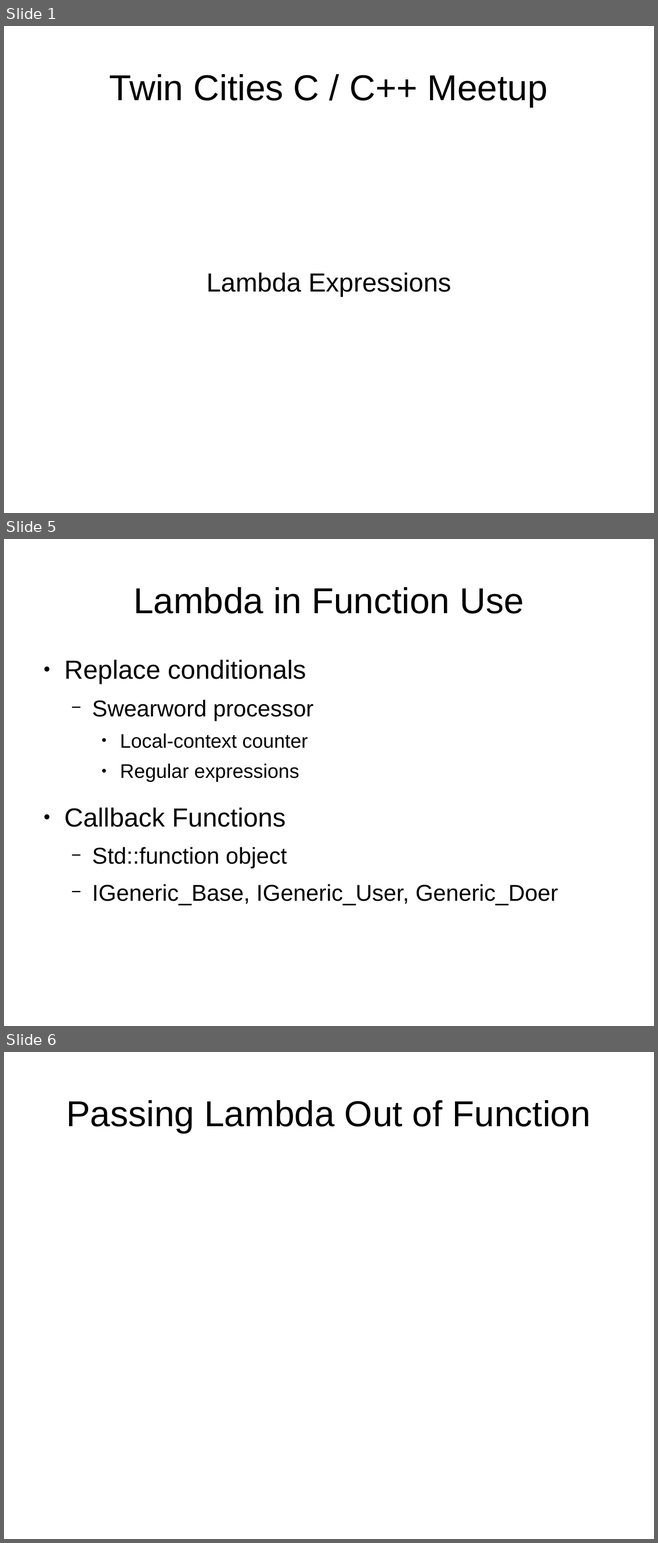
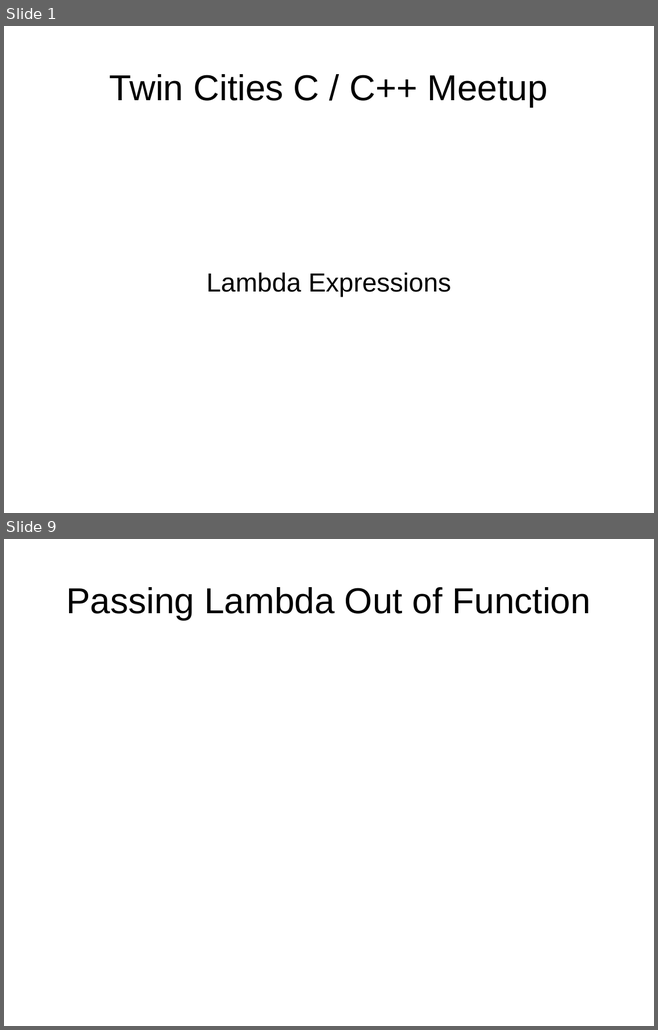
Before and after one commit to cjungmann/lambda_talk, a slide deck: lambda.odp. Shown one above the other, each under a label of ours: slides 1, 5 and 6 before the commit, slides 1 and 9 after it; the slides between them are not shown. The pictures are 658x1543 and 658x1030 pixels, drawn with LibreOffice and Linux fonts; fonts in the diff are those of the drawing. Boxes give left, top, right and bottom in pixels: in the first picture for what was removed or moved away, otherwise in the second. Text is boxed around its words. In the diff, an @@ line names an element or a change of style, - is before the commit and + after.

```diff
--- a/lambda.odp
+++ b/lambda.odp
@@ slide 5 removed at (x1=4, y1=539, x2=654, y2=1026), background #FFFFFF @@
@@ title removed at (x1=133, y1=587, x2=523, y2=614) @@
-Lambda in Function Use
@@ text removed at (x1=64, y1=660, x2=313, y2=782) @@
-● Replace conditionals
-  − Swearword processor
-    ● Local-context counter
-    ● Regular expressions
@@ text removed at (x1=64, y1=808, x2=558, y2=905) @@
-● Callback Functions
-  − Std::function object
-  − IGeneric_Base, IGeneric_User, Generic_Doer
@@ what was slide 6 is now slide 9 @@
```
Also in this commit, not shown: 2 slides changed, 6 slides added, 1 other slide removed.
